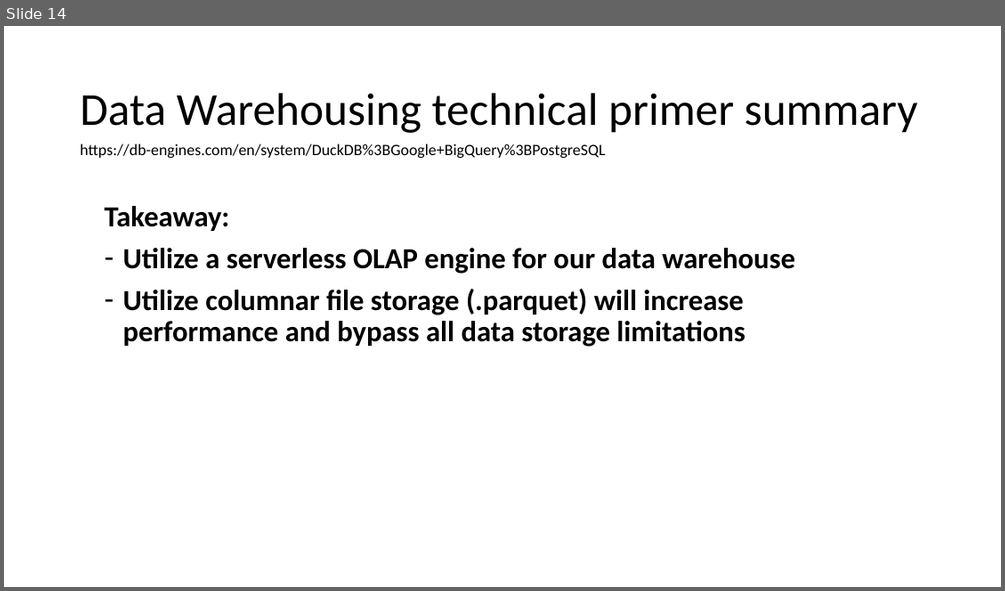
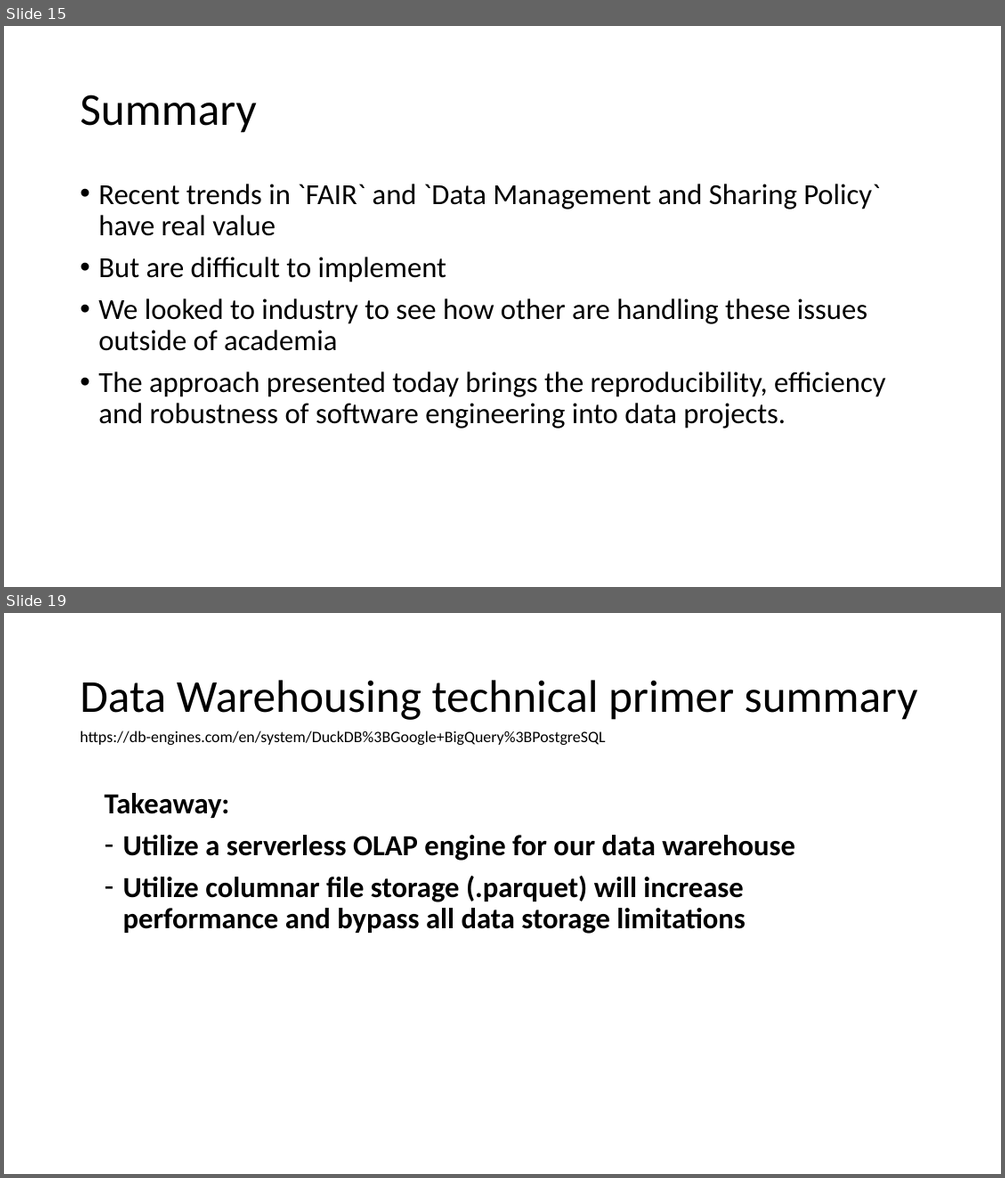
Before and after one commit to federman/hcup-extraction-loading, a slide deck: documents/presentations/2023-04-12 Weekly forum RL.pptx. Shown one above the other, each under a label of ours: slide 14 before the commit, slides 15 and 19 after it; the slides between them are not shown. The pictures are 1005x591 and 1005x1178 pixels, drawn with LibreOffice and Linux fonts; fonts in the diff are those of the drawing. Boxes give left, top, right and bottom in pixels: in the first picture for what was removed or moved away, otherwise in the second. Text is boxed around its words. In the diff, an @@ line names an element or a change of style, - is before the commit and + after.

```diff
--- a/documents/presentations/2023-04-12 Weekly forum RL.pptx
+++ b/documents/presentations/2023-04-12 Weekly forum RL.pptx
@@ slide 15 added at <box>4,26,1001,587</box>, background #FFFFFF @@
@@ title added at <box>80,95,256,133</box>, 44 pt, text #000000 @@
+Summary
@@ text added at <box>98,184,885,428</box>, 28 pt, text #000000 @@
+• Recent trends in `FAIR` and `Data Management and Sharing Policy` have real value
+• But are difficult to implement
+• We looked to industry to see how other are handling these issues outside of academia
+• The approach presented today brings the reproducibility, efficiency and robustness of software engineering into data projects.
@@ what was slide 14 is now slide 19 @@
```
Also in this commit, not shown: 4 slides changed, 13 other slides added, 4 slides removed.
